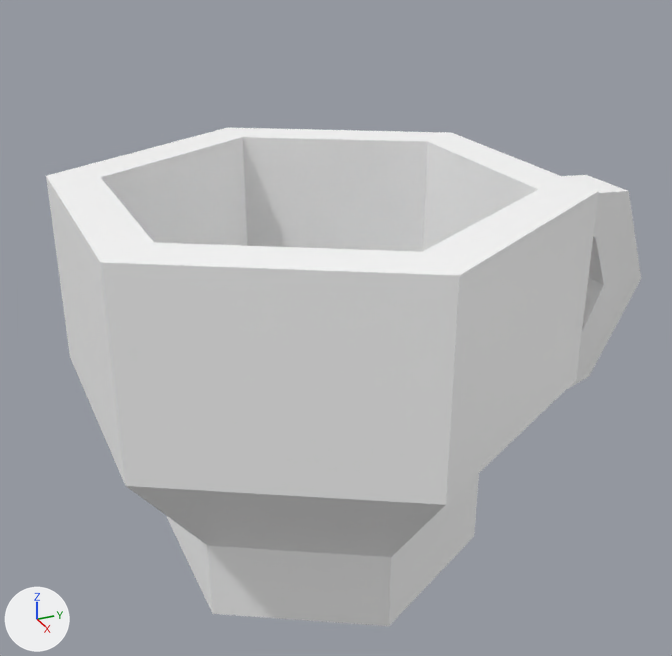
The FBX model Assets/Assetpacks/PolygonFantasyKingdom/Models/SM_Item_Cup_02.fbx as it was, and as the next commit left it.
Rendered twice from a 50 mm lens placed at (0.209, -0.088, 0.168), pointed at (-0.004, 0.007, 0.062). Lighting does not change. The marker at lower left points along +X, +Y and +Z. Where no turn or scale is listed for an object, it has been applied to the vertices.

Objects in the first picture: 'SM_Item_Cup_02'.
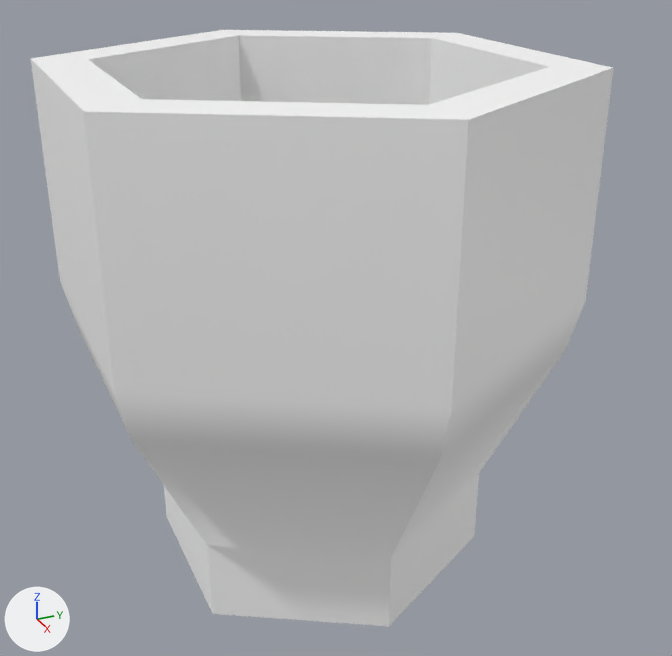
The edits, one by one:
me_mesh is used by ob_sm_item_cup_02; location (0.0, 0.0, 0.0).
me_mesh had 62 vertices, 56 faces and spanned x -0.07..0.07, y -0.06..0.102, z 0.0..0.105.
me_mesh now has 54 vertices, 50 faces and spans x -0.07..0.07, y -0.06..0.06, z 0.0..0.134.
me_mesh part 1: the loose piece of 20 vertices spanning x -0.009..0.009, y 0.036..0.102, z 0.018..0.096 is deleted.
Part 2, on me_mesh:
6 faces are deleted.
6 vertices in x -0.07..0.07, y -0.06..0.06, z 0.105 move by (0.0, 0.0, -0.029).
6 vertices in x -0.055..0.055, y -0.048..0.048, z 0.105 move by (0.0, 0.0, -0.036).
12 vertices move from x -0.07..0.07, y -0.06..0.06, z 0.046..0.053 to x -0.066..0.066, y -0.057..0.057, z 0.055..0.062.
6 new vertices lie (0.0, 0.0, 0.058) away from vertices in x -0.07..0.07, y -0.06..0.06, z 0.105.
6 new vertices lie (0.0, 0.0, 0.065) away from vertices in x -0.055..0.055, y -0.048..0.048, z 0.105.
18 new faces join them.

Pixel boxes (x1, y1, x2, y2) of what changed, in the pictures (672 x 656 px):
'SM_Item_Cup_02', reshaped (20% taller): before (46, 128, 641, 626); after (31, 30, 614, 626)
part 1 of me_mesh, deleted: before (562, 175, 641, 390)
part 2 of me_mesh, built on: before (46, 128, 599, 557); after (31, 30, 614, 557)
